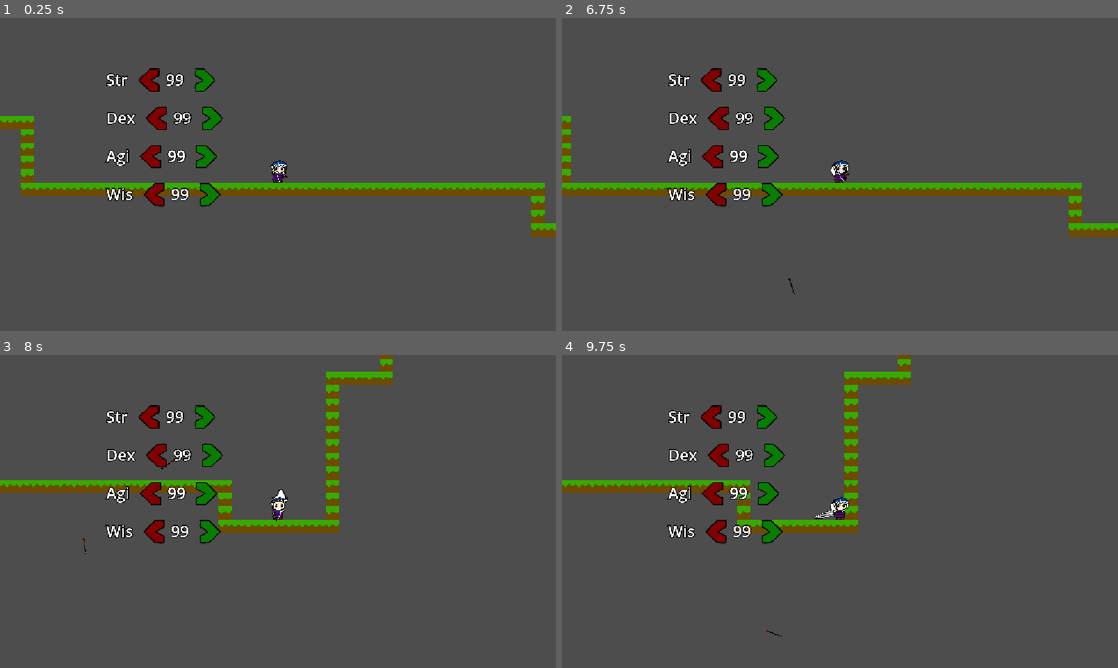
Above: before the commit, frames 1-4 (two rows, left to right).
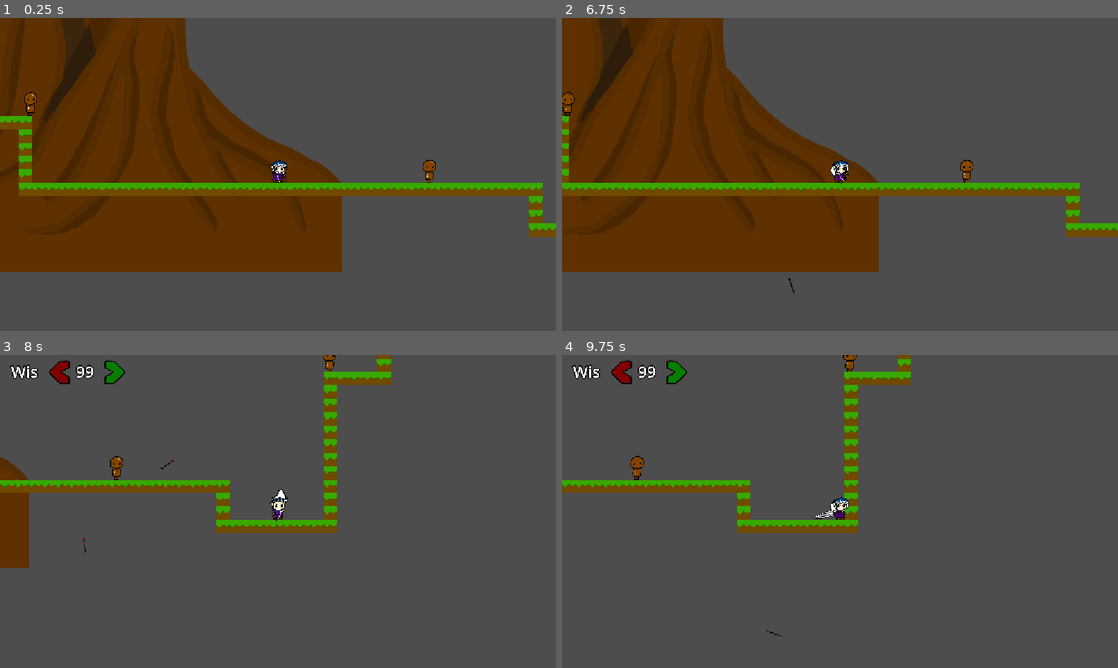
Above: after the commit, the same moments.

Repository: Nelinnia/azure-leaf-forest
Game: Godot game, scene res://Levels/testing_level.tscn
Two runs of this game, one before a commit and one after it. Both use one fixed random seed, a clock stepped at 60 frames per second and the inputs below.
Inputs (mouse positions are in pixels of both pictures, inside the frame that each line leads up to):
- Up to frame 1 (0.25 s): no input
- Up to frame 2 (6.75 s): click (706, 80) at 0.52 s; click (767, 80) at 1.27 s; click (717, 118) at 2.02 s; click (773, 118) at 2.77 s; click (712, 155) at 3.52 s; click (767, 155) at 4.27 s; click (712, 193) at 5.02 s; click (767, 193) at 5.77 s; move the mouse to (962, 158) at 6.52 s; press the mouse at (962, 158) at 6.53 s; hold D (move_right) from 6.53 s (still down)
- Up to frame 3 (8 s): keep holding D (move_right); tap Space (jump) at 6.77, 7.52 s; tap P (stat_panel, bound only after the commit) at 6.8, 7.35 s; move the mouse to (166, 527) at 7.27 s; release the mouse at (166, 527) at 7.28 s; click (166, 527) at 7.55 s
- Up to frame 4 (9.75 s): move the mouse to (895, 442) at 8.02 s; release D (move_right) at 8.03 s; press the mouse at (895, 442) at 8.03 s; hold A (move_left) 8.03-8.78 s; tap P (stat_panel, bound only after the commit) at 8.3 s; move the mouse to (812, 574) at 8.77 s; release the mouse at (812, 574) at 8.78 s; hold D (move_right) from 8.78 s (still down); tap Tab (weapon_swap) at 8.85 s; tap Space (jump) at 9.02 s; click (812, 574) at 9.05 s; move the mouse to (1006, 558) at 9.52 s; hold P (stat_panel, bound only after the commit) from 9.53 s (still down)

The runs differ from the first frame. In frame 1, 38% of the frame differs, in the area x 0-100%, y 0-82%; in frame 2, 35%; in frame 3, 5.8%; in frame 4, 3.4%.

Commit message:
Bow air boost implemented, base target dummy added, misc assets

Diff:
--- a/Levels/testing_level.tscn
+++ b/Levels/testing_level.tscn
@@ -3,6 +3,9 @@
 [ext_resource type="TileSet" uid="uid://cp4uneprfpr7i" path="res://Levels/TileMaps/Test/test_tiles.tres" id="1_2jkhj"]
 [ext_resource type="PackedScene" uid="uid://dtachfi1i0cp4" path="res://Player/player.tscn" id="1_xaao8"]
 [ext_resource type="PackedScene" uid="uid://bbx1yqurtxbim" path="res://User Interface/player_ui.tscn" id="3_eaqdo"]
+[ext_resource type="Texture2D" uid="uid://dvdhlxaxltd4v" path="res://Levels/Art/Trees/Tree_Base_01.png" id="4_5i00d"]
+[ext_resource type="PackedScene" uid="uid://ql8lfo5qj3uf" path="res://NPCs/PracticeTarget/standing_target.tscn" id="5_etno1"]
+[ext_resource type="Texture2D" uid="uid://c10kosptab1wk" path="res://Levels/Art/Trees/Tree_Top_Leaves_01.png" id="5_jy78r"]
 
 [node name="Testing_Level" type="Node2D" unique_id=300299023]
 
@@ -11,7 +14,8 @@
 tile_set = ExtResource("1_2jkhj")
 
 [node name="Player" parent="." unique_id=1729205455 instance=ExtResource("1_xaao8")]
-position = Vector2(-27, -66)
+z_index = 1
+position = Vector2(-22, -20)
 scale = Vector2(2, 2)
 collision_mask = 2
 
@@ -21,3 +25,24 @@
 [node name="CanvasLayer" type="CanvasLayer" parent="." unique_id=1986380893]
 
 [node name="PlayerUI" parent="CanvasLayer" unique_id=1326240640 instance=ExtResource("3_eaqdo")]
+
+[node name="TreeSprite" type="Sprite2D" parent="." unique_id=10253213]
+z_index = -3
+position = Vector2(-370, -289)
+texture = ExtResource("4_5i00d")
+flip_h = true
+
+[node name="TreeSprite2" type="Sprite2D" parent="." unique_id=1379475007]
+z_index = -3
+position = Vector2(-498, -1224)
+texture = ExtResource("5_jy78r")
+flip_h = true
+
+[node name="StandingTarget" parent="." unique_id=1637686509 instance=ExtResource("5_etno1")]
+position = Vector2(844.00006, -284)
+
+[node name="StandingTarget2" parent="." unique_id=776011195 instance=ExtResource("5_etno1")]
+position = Vector2(-613, -188)
+
+[node name="StandingTarget3" parent="." unique_id=2077193452 instance=ExtResource("5_etno1")]
+position = Vector2(337, -28.000002)
--- /dev/null
+++ b/NPCs/NPC.gd
@@ -0,0 +1,18 @@
+class_name NPC
+extends Node
+
+
+@export var base_hp :int= 100
+
+# Called when the node enters the scene tree for the first time.
+func _ready() -> void:
+	pass # Replace with function body.
+
+
+# Called every frame. 'delta' is the elapsed time since the previous frame.
+func _process(delta: float) -> void:
+	pass
+
+
+func take_damage() -> void:
+	pass
--- /dev/null
+++ b/NPCs/PracticeTarget/standing_target.tscn
@@ -0,0 +1,105 @@
+[gd_scene format=3 uid="uid://ql8lfo5qj3uf"]
+
+[ext_resource type="Texture2D" uid="uid://b6yuu862so1m2" path="res://NPCs/PracticeTarget/Standing_Target_Head_01.png" id="1_slbs5"]
+[ext_resource type="Texture2D" uid="uid://dlf2drjud1363" path="res://NPCs/PracticeTarget/Standing_Target_Torso_01.png" id="2_xm2ot"]
+
+[sub_resource type="CircleShape2D" id="CircleShape2D_etno1"]
+radius = 56.764618
+
+[sub_resource type="RectangleShape2D" id="RectangleShape2D_jy78r"]
+size = Vector2(73.33333, 70)
+
+[sub_resource type="Animation" id="Animation_slbs5"]
+length = 0.001
+tracks/0/type = "value"
+tracks/0/imported = false
+tracks/0/enabled = true
+tracks/0/path = NodePath("HeadSprite:rotation")
+tracks/0/interp = 1
+tracks/0/loop_wrap = true
+tracks/0/keys = {
+"times": PackedFloat32Array(0),
+"transitions": PackedFloat32Array(1),
+"update": 0,
+"values": [0.0]
+}
+tracks/1/type = "value"
+tracks/1/imported = false
+tracks/1/enabled = true
+tracks/1/path = NodePath("HeadSprite:position")
+tracks/1/interp = 1
+tracks/1/loop_wrap = true
+tracks/1/keys = {
+"times": PackedFloat32Array(0),
+"transitions": PackedFloat32Array(1),
+"update": 0,
+"values": [Vector2(-3, -2)]
+}
+
+[sub_resource type="Animation" id="Animation_5rln3"]
+resource_name = "body_hit"
+length = 0.39999999999999997
+
+[sub_resource type="Animation" id="Animation_xm2ot"]
+resource_name = "head_hit"
+length = 0.39999999999999997
+tracks/0/type = "value"
+tracks/0/imported = false
+tracks/0/enabled = true
+tracks/0/path = NodePath("HeadSprite:rotation")
+tracks/0/interp = 1
+tracks/0/loop_wrap = true
+tracks/0/keys = {
+"times": PackedFloat32Array(0, 0.1, 0.2, 0.3, 0.4),
+"transitions": PackedFloat32Array(1, 1, 1, 1, 1),
+"update": 0,
+"values": [0.0, 0.13177304, 0.0, -0.12246691, 0.0]
+}
+tracks/1/type = "value"
+tracks/1/imported = false
+tracks/1/enabled = true
+tracks/1/path = NodePath("HeadSprite:position")
+tracks/1/interp = 1
+tracks/1/loop_wrap = true
+tracks/1/keys = {
+"times": PackedFloat32Array(0),
+"transitions": PackedFloat32Array(1),
+"update": 0,
+"values": [Vector2(-3, -2)]
+}
+
+[sub_resource type="AnimationLibrary" id="AnimationLibrary_5rln3"]
+_data = {
+&"RESET": SubResource("Animation_slbs5"),
+&"body_hit": SubResource("Animation_5rln3"),
+&"head_hit": SubResource("Animation_xm2ot")
+}
+
+[node name="StandingTarget" type="Node2D" unique_id=1637686509]
+scale = Vector2(0.3, 0.3)
+
+[node name="HeadSprite" type="Sprite2D" parent="." unique_id=251509438]
+position = Vector2(-3, -2)
+texture = ExtResource("1_slbs5")
+
+[node name="BodySprite" type="Sprite2D" parent="." unique_id=660905927]
+texture = ExtResource("2_xm2ot")
+
+[node name="Area2D" type="Area2D" parent="." unique_id=1412847585]
+collision_layer = 4
+collision_mask = 4
+
+[node name="HeadCollisionShape2D" type="CollisionShape2D" parent="Area2D" unique_id=2079542064]
+unique_name_in_owner = true
+position = Vector2(6.666666, -40.000015)
+shape = SubResource("CircleShape2D_etno1")
+debug_color = Color(0.60694355, 0.10777175, 4.813075e-08, 0.41960785)
+
+[node name="BodyCollisionShape2D2" type="CollisionShape2D" parent="Area2D" unique_id=236527901]
+unique_name_in_owner = true
+position = Vector2(3.3333333, 36.666664)
+shape = SubResource("RectangleShape2D_jy78r")
+debug_color = Color(0.60694355, 0.10777175, 4.813075e-08, 0.41960785)
+
+[node name="AnimationPlayer" type="AnimationPlayer" parent="." unique_id=1725981923]
+libraries/ = SubResource("AnimationLibrary_5rln3")
--- a/Player/Weapons/Bow/weapon_bow.gd
+++ b/Player/Weapons/Bow/weapon_bow.gd
@@ -16,6 +16,7 @@
 
 var aim_angle :float= 0.0
 
+@export var boost_distance :float= 300.0
 
 func _ready() -> void:
 	draw_timer.timeout.connect(_draw_bow)
@@ -45,9 +46,9 @@
 	arrow.global_rotation = aim_angle
 	arrow.apply_charge(draw_counter)
 
+	launch_backward()
+
 	draw_counter = 0
-
-	launch_backward()
 
 @export var max_charge :int= 3
 func _draw_bow() -> void:
@@ -60,6 +61,9 @@
 		draw_timer.stop()
 
 func launch_backward() -> void:
-	var to_mouse := get_global_mouse_position() - player.global_position
-	if draw_counter >= 3 and not player.State.GROUND :
-		pass
+	var is_airboren := player.current_state != Player.State.GROUND
+	var is_max_charge := draw_counter >= max_charge
+
+	if is_airboren and is_max_charge:
+		var boost_direction := -Vector2.RIGHT.rotated( aim_angle)
+		player.apply_movement_boost(boost_direction * boost_distance)
--- a/Player/player.gd
+++ b/Player/player.gd
@@ -16,6 +16,8 @@
 
 @export var max_fall_speed :float= 1000.0
 @export var air_acceleration :float= 2000.0
+
+@export var boost_duration :float= 0.15
 
 const MAX_JUMPS :int= 2
 var jump_count :int= 0
@@ -143,6 +145,11 @@
 
 	visuals.scale.x = -1.0 if is_facing_left else 1.0
 
+func apply_movement_boost(displacement: Vector2) -> void:
+	var boost_speed := displacement / boost_duration
+	velocity = boost_speed
+
+
 # Handles the node visibility for when the weapons are swapped
 func _swap_weapon() -> void:
 	current_weapon = Weapon_State.BOW if current_weapon == Weapon_State.SWORD else Weapon_State.SWORD
--- /dev/null
+++ b/User Interface/StatPanel/stat_control.tscn
@@ -0,0 +1,153 @@
+[gd_scene format=3 uid="uid://cod13b5xbrjmm"]
+
+[ext_resource type="Script" uid="uid://ixm13sms31xh" path="res://User Interface/stat_control.gd" id="1_ftdfd"]
+[ext_resource type="AudioStream" uid="uid://cg13qk33a3j2e" path="res://User Interface/Assets/Button Click.wav" id="2_uaw1b"]
+[ext_resource type="Texture2D" uid="uid://02yyg5ilh47j" path="res://User Interface/Dark_Red_Arrow.png" id="3_da3bs"]
+[ext_resource type="Texture2D" uid="uid://bd3fifvxml485" path="res://User Interface/Light_Red_Arrow.png" id="4_rn4j6"]
+[ext_resource type="Texture2D" uid="uid://nsg2dj6adoku" path="res://User Interface/Dark_Green_Arrow.png" id="5_pmf2q"]
+[ext_resource type="Texture2D" uid="uid://d1y8a0ix7o5op" path="res://User Interface/Light_Green_Arrow.png" id="6_ok844"]
+
+[node name="StatControl" type="Control" unique_id=125857881]
+visible = false
+layout_mode = 3
+anchors_preset = 0
+offset_left = 197.0
+offset_top = 330.0
+offset_right = 237.0
+offset_bottom = 370.0
+scale = Vector2(0.5, 0.5)
+script = ExtResource("1_ftdfd")
+
+[node name="ClickAudio" type="AudioStreamPlayer2D" parent="." unique_id=414108842]
+stream = ExtResource("2_uaw1b")
+
+[node name="VBoxContainer" type="VBoxContainer" parent="." unique_id=896208330]
+layout_mode = 0
+offset_left = 46.0
+offset_top = -480.0
+offset_right = 553.0
+offset_bottom = 148.0
+
+[node name="StrengthGrid" type="GridContainer" parent="VBoxContainer" unique_id=1425848221]
+layout_mode = 2
+columns = 4
+
+[node name="StatLabel" type="Label" parent="VBoxContainer/StrengthGrid" unique_id=465478112]
+layout_mode = 2
+theme_override_colors/font_outline_color = Color(0, 0, 0, 1)
+theme_override_constants/outline_size = 15
+theme_override_font_sizes/font_size = 65
+text = "Str"
+
+[node name="STRDecreaseButton" type="TextureButton" parent="VBoxContainer/StrengthGrid" unique_id=651367213]
+layout_mode = 2
+texture_normal = ExtResource("3_da3bs")
+texture_pressed = ExtResource("4_rn4j6")
+
+[node name="STRStatNumberLabel" type="Label" parent="VBoxContainer/StrengthGrid" unique_id=1286921549]
+layout_mode = 2
+theme_override_colors/font_outline_color = Color(0, 0, 0, 1)
+theme_override_constants/outline_size = 15
+theme_override_font_sizes/font_size = 65
+text = "99"
+
+[node name="STRIncreaseButton" type="TextureButton" parent="VBoxContainer/StrengthGrid" unique_id=1567389577]
+layout_mode = 2
+texture_normal = ExtResource("5_pmf2q")
+texture_pressed = ExtResource("6_ok844")
+
+[node name="StatNumberRect" type="TextureRect" parent="VBoxContainer/StrengthGrid" unique_id=2066104586]
+layout_mode = 2
+
+[node name="DexterityGrid" type="GridContainer" parent="VBoxContainer" unique_id=585733513]
+layout_mode = 2
+columns = 4
+
+[node name="StatLabel" type="Label" parent="VBoxContainer/DexterityGrid" unique_id=2028727839]
+layout_mode = 2
+theme_override_colors/font_outline_color = Color(0, 0, 0, 1)
+theme_override_constants/outline_size = 15
+theme_override_font_sizes/font_size = 65
+text = "Dex"
+
+[node name="DEXDecreaseButton" type="TextureButton" parent="VBoxContainer/DexterityGrid" unique_id=1148700652]
+layout_mode = 2
+texture_normal = ExtResource("3_da3bs")
+texture_pressed = ExtResource("4_rn4j6")
+
+[node name="DEXStatNumberLabel" type="Label" parent="VBoxContainer/DexterityGrid" unique_id=2086486962]
+layout_mode = 2
+theme_override_colors/font_outline_color = Color(0, 0, 0, 1)
+theme_override_constants/outline_size = 15
+theme_override_font_sizes/font_size = 65
+text = "99"
+
+[node name="DEXIncreaseButton" type="TextureButton" parent="VBoxContainer/DexterityGrid" unique_id=628864227]
+layout_mode = 2
+texture_normal = ExtResource("5_pmf2q")
+texture_pressed = ExtResource("6_ok844")
+
+[node name="StatNumberRect" type="TextureRect" parent="VBoxContainer/DexterityGrid" unique_id=279221781]
+layout_mode = 2
+
+[node name="AgilityGrid" type="GridContainer" parent="VBoxContainer" unique_id=595984481]
+layout_mode = 2
+columns = 4
+
+[node name="StatLabel" type="Label" parent="VBoxContainer/AgilityGrid" unique_id=217234007]
+layout_mode = 2
+theme_override_colors/font_outline_color = Color(0, 0, 0, 1)
+theme_override_constants/outline_size = 15
+theme_override_font_sizes/font_size = 65
+text = "Agi"
+
+[node name="AGIDecreaseButton" type="TextureButton" parent="VBoxContainer/AgilityGrid" unique_id=319600372]
+layout_mode = 2
+texture_normal = ExtResource("3_da3bs")
+texture_pressed = ExtResource("4_rn4j6")
+
+[node name="AGIStatNumberLabel" type="Label" parent="VBoxContainer/AgilityGrid" unique_id=1626873541]
+layout_mode = 2
+theme_override_colors/font_outline_color = Color(0, 0, 0, 1)
+theme_override_constants/outline_size = 15
+theme_override_font_sizes/font_size = 65
+text = "99"
+
+[node name="AGIIncreaseButton" type="TextureButton" parent="VBoxContainer/AgilityGrid" unique_id=1633772303]
+layout_mode = 2
+texture_normal = ExtResource("5_pmf2q")
+texture_pressed = ExtResource("6_ok844")
+
+[node name="StatNumberRect" type="TextureRect" parent="VBoxContainer/AgilityGrid" unique_id=779438931]
+layout_mode = 2
+
+[node name="WisdomGrid" type="GridContainer" parent="VBoxContainer" unique_id=1738570353]
+layout_mode = 2
+columns = 4
+
+[node name="StatLabel" type="Label" parent="VBoxContainer/WisdomGrid" unique_id=519813272]
+layout_mode = 2
+theme_override_colors/font_outline_color = Color(0, 0, 0, 1)
+theme_override_constants/outline_size = 15
+theme_override_font_sizes/font_size = 65
+text = "Wis"
+
+[node name="WISDecreaseButton" type="TextureButton" parent="VBoxContainer/WisdomGrid" unique_id=831063795]
+layout_mode = 2
+texture_normal = ExtResource("3_da3bs")
+texture_pressed = ExtResource("4_rn4j6")
+
+[node name="WISStatNumberLabel" type="Label" parent="VBoxContainer/WisdomGrid" unique_id=1253671381]
+layout_mode = 2
+theme_override_colors/font_outline_color = Color(0, 0, 0, 1)
+theme_override_constants/outline_size = 15
+theme_override_font_sizes/font_size = 65
+text = "99"
+
+[node name="WISIncreaseButton" type="TextureButton" parent="VBoxContainer/WisdomGrid" unique_id=711925606]
+layout_mode = 2
+texture_normal = ExtResource("5_pmf2q")
+texture_pressed = ExtResource("6_ok844")
+
+[node name="StatNumberRect" type="TextureRect" parent="VBoxContainer/WisdomGrid" unique_id=1224570892]
+layout_mode = 2
--- a/User Interface/player_ui.tscn
+++ b/User Interface/player_ui.tscn
@@ -1,11 +1,6 @@
 [gd_scene format=3 uid="uid://bbx1yqurtxbim"]
 
-[ext_resource type="AudioStream" uid="uid://cg13qk33a3j2e" path="res://User Interface/Assets/Button Click.wav" id="1_3dkjn"]
-[ext_resource type="Texture2D" uid="uid://nsg2dj6adoku" path="res://User Interface/Dark_Green_Arrow.png" id="1_vmcks"]
-[ext_resource type="Script" uid="uid://ixm13sms31xh" path="res://User Interface/stat_control.gd" id="1_y77tf"]
-[ext_resource type="Texture2D" uid="uid://d1y8a0ix7o5op" path="res://User Interface/Light_Green_Arrow.png" id="2_3dkjn"]
-[ext_resource type="Texture2D" uid="uid://02yyg5ilh47j" path="res://User Interface/Dark_Red_Arrow.png" id="3_y77tf"]
-[ext_resource type="Texture2D" uid="uid://bd3fifvxml485" path="res://User Interface/Light_Red_Arrow.png" id="4_5bung"]
+[ext_resource type="PackedScene" uid="uid://cod13b5xbrjmm" path="res://User Interface/StatPanel/stat_control.tscn" id="1_akys6"]
 
 [node name="PlayerUI" type="Control" unique_id=1326240640]
 layout_mode = 3
@@ -20,145 +15,5 @@
 offset_right = 40.0
 offset_bottom = 40.0
 
-[node name="StatControl" type="Control" parent="." unique_id=1493742960]
-anchors_preset = 0
-offset_left = 197.0
-offset_top = 330.0
-offset_right = 237.0
-offset_bottom = 370.0
-scale = Vector2(0.5, 0.5)
-script = ExtResource("1_y77tf")
-
-[node name="ClickAudio" type="AudioStreamPlayer2D" parent="StatControl" unique_id=1527806954]
-stream = ExtResource("1_3dkjn")
-
-[node name="VBoxContainer" type="VBoxContainer" parent="StatControl" unique_id=393321873]
+[node name="StatControl" parent="." unique_id=125857881 instance=ExtResource("1_akys6")]
 layout_mode = 0
-offset_left = 46.0
-offset_top = -480.0
-offset_right = 553.0
-offset_bottom = 148.0
-
-[node name="StrengthGrid" type="GridContainer" parent="StatControl/VBoxContainer" unique_id=43047049]
-layout_mode = 2
-columns = 4
-
-[node name="StatLabel" type="Label" parent="StatControl/VBoxContainer/StrengthGrid" unique_id=683001738]
-layout_mode = 2
-theme_override_colors/font_outline_color = Color(0, 0, 0, 1)
-theme_override_constants/outline_size = 15
-theme_override_font_sizes/font_size = 65
-text = "Str"
-
-[node name="STRDecreaseButton" type="TextureButton" parent="StatControl/VBoxContainer/StrengthGrid" unique_id=754389675]
-layout_mode = 2
-texture_normal = ExtResource("3_y77tf")
-texture_pressed = ExtResource("4_5bung")
-
-[node name="STRStatNumberLabel" type="Label" parent="StatControl/VBoxContainer/StrengthGrid" unique_id=610840989]
-layout_mode = 2
-theme_override_colors/font_outline_color = Color(0, 0, 0, 1)
-theme_override_constants/outline_size = 15
-theme_override_font_sizes/font_size = 65
-text = "99"
-
-[node name="STRIncreaseButton" type="TextureButton" parent="StatControl/VBoxContainer/StrengthGrid" unique_id=936176224]
-layout_mode = 2
-texture_normal = ExtResource("1_vmcks")
-texture_pressed = ExtResource("2_3dkjn")
-
-[node name="StatNumberRect" type="TextureRect" parent="StatControl/VBoxContainer/StrengthGrid" unique_id=608307163]
-layout_mode = 2
-
-[node name="DexterityGrid" type="GridContainer" parent="StatControl/VBoxContainer" unique_id=300037367]
-layout_mode = 2
-columns = 4
-
-[node name="StatLabel" type="Label" parent="StatControl/VBoxContainer/DexterityGrid" unique_id=204376057]
-layout_mode = 2
-theme_override_colors/font_outline_color = Color(0, 0, 0, 1)
-theme_override_constants/outline_size = 15
-theme_override_font_sizes/font_size = 65
-text = "Dex"
-
-[node name="DEXDecreaseButton" type="TextureButton" parent="StatControl/VBoxContainer/DexterityGrid" unique_id=1432531975]
-layout_mode = 2
-texture_normal = ExtResource("3_y77tf")
-texture_pressed = ExtResource("4_5bung")
-
-[node name="DEXStatNumberLabel" type="Label" parent="StatControl/VBoxContainer/DexterityGrid" unique_id=1314811662]
-layout_mode = 2
-theme_override_colors/font_outline_color = Color(0, 0, 0, 1)
-theme_override_constants/outline_size = 15
-theme_override_font_sizes/font_size = 65
-text = "99"
-
-[node name="DEXIncreaseButton" type="TextureButton" parent="StatControl/VBoxContainer/DexterityGrid" unique_id=1657609575]
-layout_mode = 2
-texture_normal = ExtResource("1_vmcks")
-texture_pressed = ExtResource("2_3dkjn")
-
-[node name="StatNumberRect" type="TextureRect" parent="StatControl/VBoxContainer/DexterityGrid" unique_id=2405130]
-layout_mode = 2
-
-[node name="AgilityGrid" type="GridContainer" parent="StatControl/VBoxContainer" unique_id=550514102]
-layout_mode = 2
-columns = 4
-
-[node name="StatLabel" type="Label" parent="StatControl/VBoxContainer/AgilityGrid" unique_id=1927223424]
-layout_mode = 2
-theme_override_colors/font_outline_color = Color(0, 0, 0, 1)
-theme_override_constants/outline_size = 15
-theme_override_font_sizes/font_size = 65
-text = "Agi"
-
-[node name="AGIDecreaseButton" type="TextureButton" parent="StatControl/VBoxContainer/AgilityGrid" unique_id=396296683]
-layout_mode = 2
-texture_normal = ExtResource("3_y77tf")
-texture_pressed = ExtResource("4_5bung")
-
-[node name="AGIStatNumberLabel" type="Label" parent="StatControl/VBoxContainer/AgilityGrid" unique_id=1274749799]
-layout_mode = 2
-theme_override_colors/font_outline_color = Color(0, 0, 0, 1)
-theme_override_constants/outline_size = 15
-theme_override_font_sizes/font_size = 65
-text = "99"
-
-[node name="AGIIncreaseButton" type="TextureButton" parent="StatControl/VBoxContainer/AgilityGrid" unique_id=2010717098]
-layout_mode = 2
-texture_normal = ExtResource("1_vmcks")
-texture_pressed = ExtResource("2_3dkjn")
-
-[node name="StatNumberRect" type="TextureRect" parent="StatControl/VBoxContainer/AgilityGrid" unique_id=564988716]
-layout_mode = 2
-
-[node name="WisdomGrid" type="GridContainer" parent="StatControl/VBoxContainer" unique_id=1390047643]
-layout_mode = 2
-columns = 4
-
-[node name="StatLabel" type="Label" parent="StatControl/VBoxContainer/WisdomGrid" unique_id=1263564111]
-layout_mode = 2
-theme_override_colors/font_outline_color = Color(0, 0, 0, 1)
-theme_override_constants/outline_size = 15
-theme_override_font_sizes/font_size = 65
-text = "Wis"
-
-[node name="WISDecreaseButton" type="TextureButton" parent="StatControl/VBoxContainer/WisdomGrid" unique_id=100422377]
-layout_mode = 2
-texture_normal = ExtResource("3_y77tf")
-texture_pressed = ExtResource("4_5bung")
-
-[node name="WISStatNumberLabel" type="Label" parent="StatControl/VBoxContainer/WisdomGrid" unique_id=1244030540]
-layout_mode = 2
-theme_override_colors/font_outline_color = Color(0, 0, 0, 1)
-theme_override_constants/outline_size = 15
-theme_override_font_sizes/font_size = 65
-text = "99"
-
-[node name="WISIncreaseButton" type="TextureButton" parent="StatControl/VBoxContainer/WisdomGrid" unique_id=185028803]
-layout_mode = 2
-texture_normal = ExtResource("1_vmcks")
-texture_pressed = ExtResource("2_3dkjn")
-
-[node name="StatNumberRect" type="TextureRect" parent="StatControl/VBoxContainer/WisdomGrid" unique_id=2125677125]
-layout_mode = 2
--- a/User Interface/stat_control.gd
+++ b/User Interface/stat_control.gd
@@ -22,3 +22,14 @@
 @onready var wis_decrease_button: TextureButton = $VBoxContainer/WisdomGrid/WISDecreaseButton
 @onready var wis_stat_number_label: Label = $VBoxContainer/WisdomGrid/WISStatNumberLabel
 @onready var wis_increase_button: TextureButton = $VBoxContainer/WisdomGrid/WISIncreaseButton
+
+
+var button_array :Array[Button]= []
+
+
+func _ready() -> void:
+	pass
+
+func _input(event: InputEvent) -> void:
+	if Input.is_action_pressed("stat_panel"):
+		visible = !visible
--- a/project.godot
+++ b/project.godot
@@ -52,6 +52,11 @@
 "events": [Object(InputEventKey,"resource_local_to_scene":false,"resource_name":"","device":-1,"window_id":0,"alt_press …(195 unchanged characters)…
 ]
 }
+stat_panel={
+"deadzone": 0.2,
+"events": [Object(InputEventKey,"resource_local_to_scene":false,"resource_name":"","device":-1,"window_id":0,"alt_pressed":false,"shift_pressed":false,"ctrl_pressed":false,"meta_pressed":false,"pressed":false,"keycode":0,"physical_keycode":80,"key_label":0,"unicode":112,"location":0,"echo":false,"script":null)
+]
+}
 
 [layer_names]
 
Binary file added: Levels/Art/Trees/Tree_Base_01.png
Not shown, added: Levels/Art/Trees/Tree_Base_01.png.import
Binary file added: Levels/Art/Trees/Tree_Top_Leaves_01.png
Not shown, added: Levels/Art/Trees/Tree_Top_Leaves_01.png.import
Not shown, added: NPCs/NPC.gd.uid
Binary file added: NPCs/PracticeTarget/Standing_Target_Head_01.png
Not shown, added: NPCs/PracticeTarget/Standing_Target_Head_01.png.import
Binary file added: NPCs/PracticeTarget/Standing_Target_Torso_01.png
Not shown, added: NPCs/PracticeTarget/Standing_Target_Torso_01.png.import
